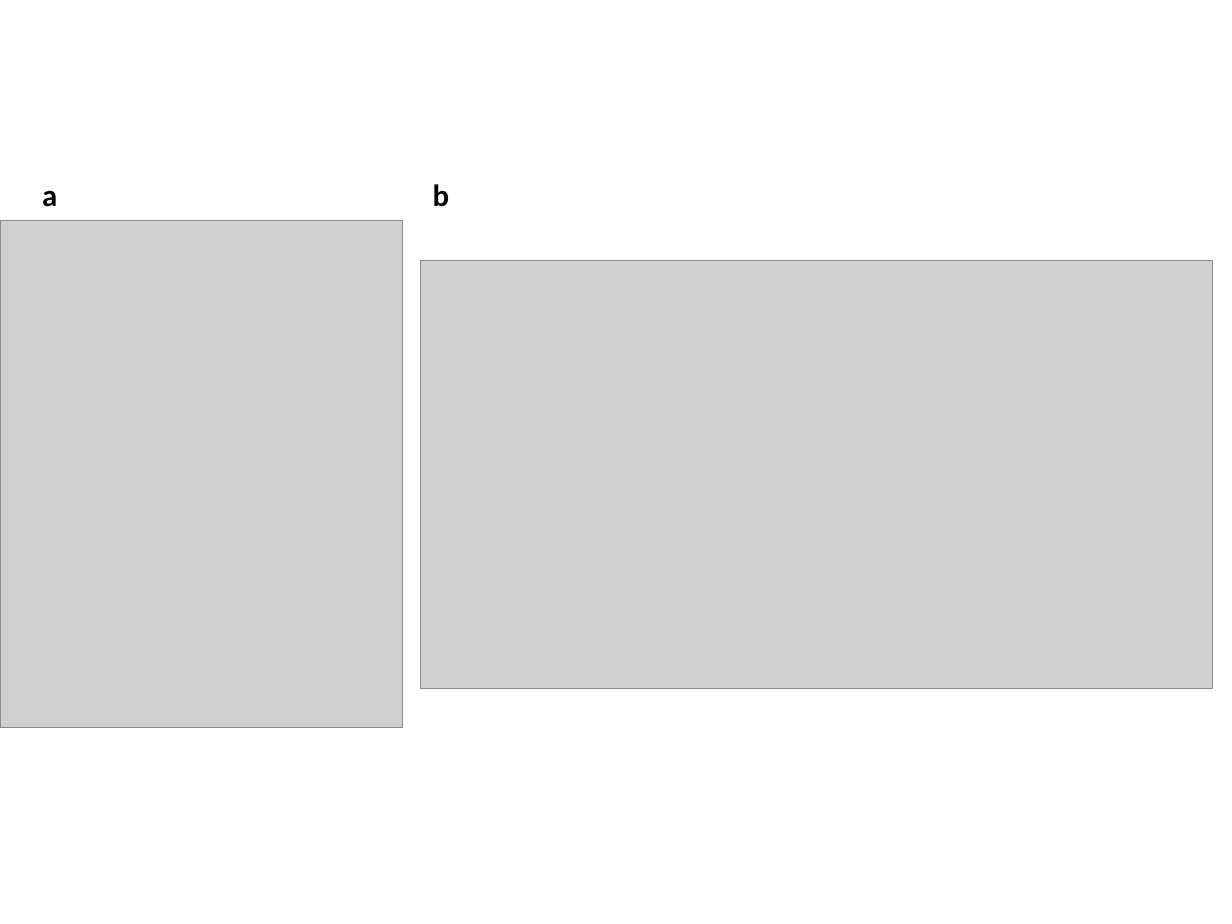
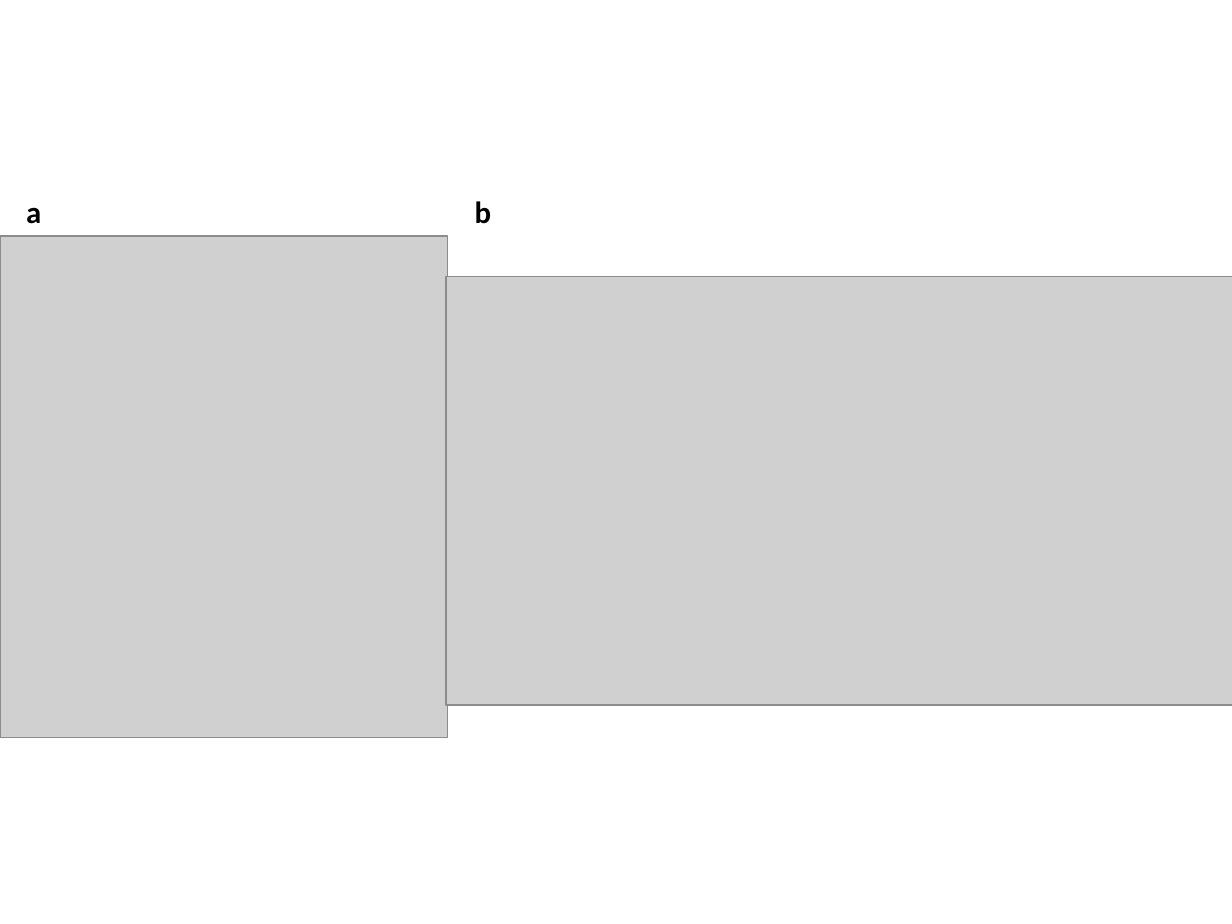
Before and after one commit to skw32/transfer_report, a slide deck: slide 12 of figures.pptx (slide 11 before the commit). Drawn at 1232x924 pixels with LibreOffice and Linux fonts; fonts in the diff are those of the drawing; grey boxes stand for pictures. Boxes give left, top, right and bottom in pixels: in the first picture for what was removed or moved away, otherwise in the second. Text is boxed around its words. In the diff, an @@ line names an element or a change of style, - is before the commit and + after.

```diff
--- a/figures.pptx
+++ b/figures.pptx
@@ text "a": place and size @@
-text "a" at <box>42,190,57,207</box>
+text "a" at <box>26,207,41,224</box>
@@ text "b": place and size @@
-text "b" at <box>433,184,450,207</box>
+text "b" at <box>475,201,492,224</box>
@@ picture: place and size @@
-picture at <box>0,221,403,727</box>
+picture at <box>0,237,447,738</box>
@@ picture: place and size @@
-picture at <box>420,261,1212,690</box>
+picture at <box>446,277,1232,706</box>
```
Also in this commit, not shown: 2 other slides changed, 7 slides added, 7 other files.
